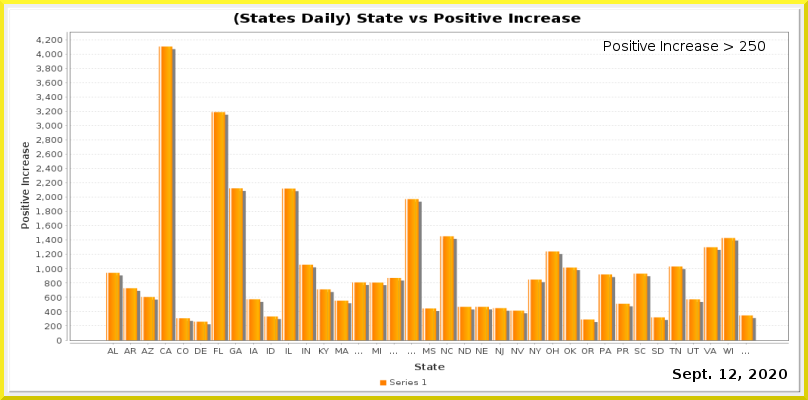
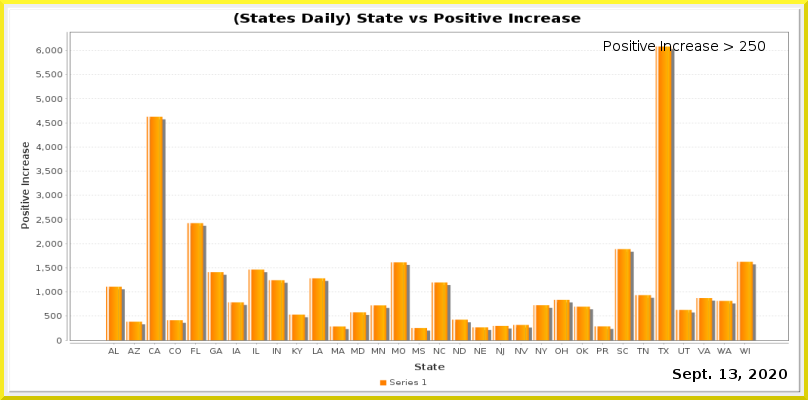
Before/after of a (808, 400) layered artwork. What changed in the layer stack:
painted on "Current Date" over [729, 369, 737, 379]
painted on "Date_vs_TestIncrease.png" over [36, 37, 789, 356]
